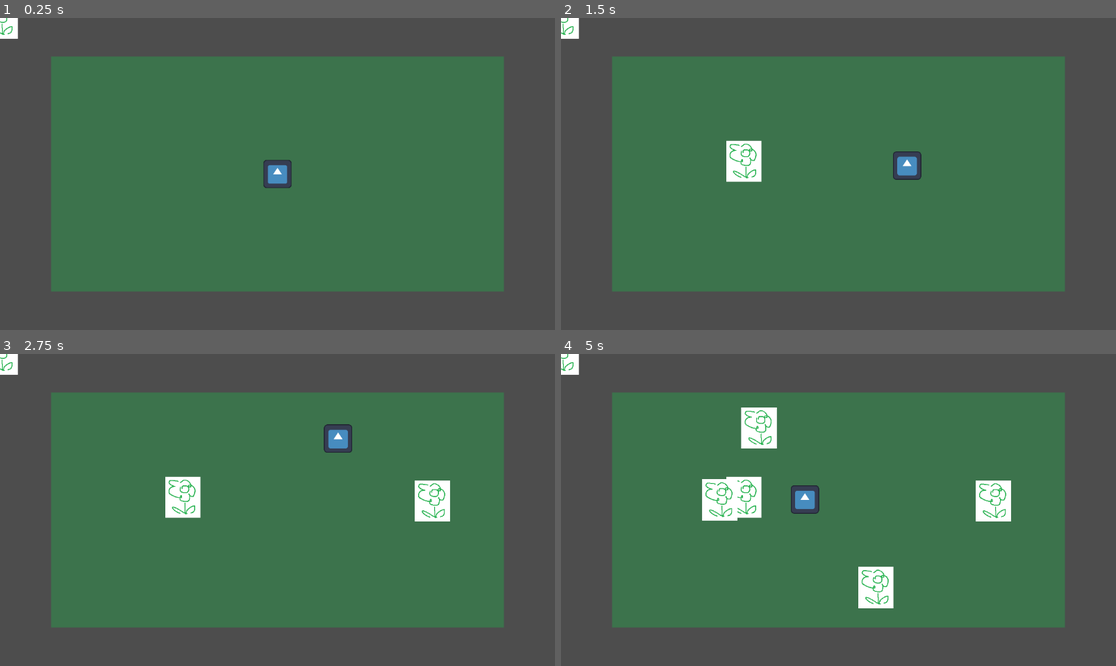
Above: before the commit, frames 1-4 (two rows, left to right).
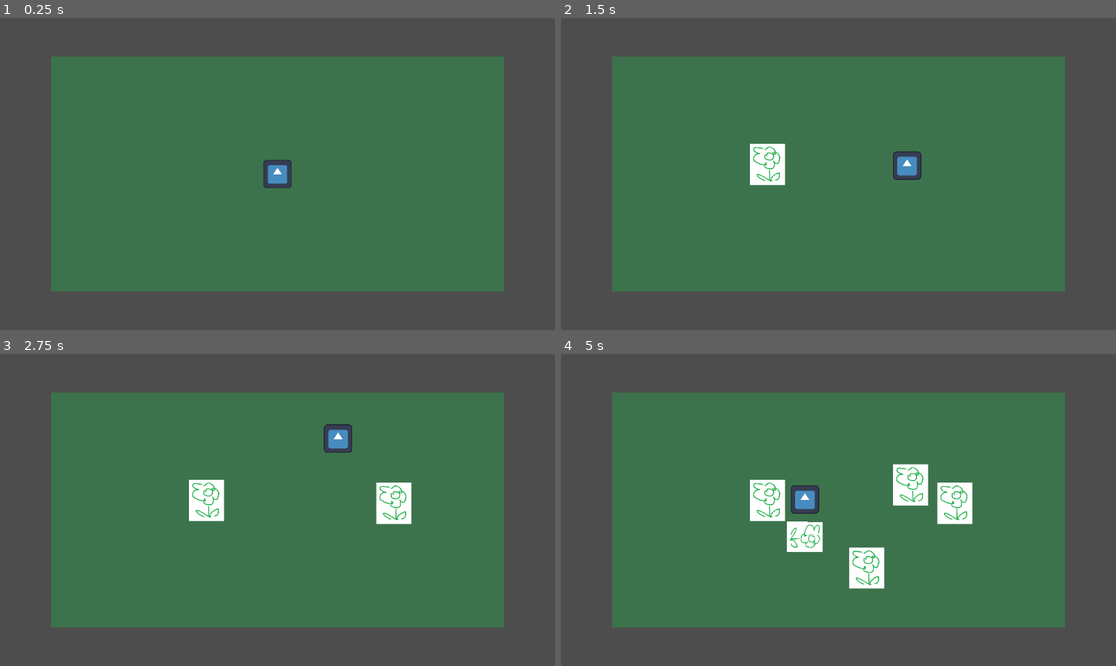
Above: after the commit, the same moments.

Repository: marikadu/FlowerBug
Game: Godot game, scene res://main.tscn
Same seed, same stepped clock (60 frames per second), same inputs: the game is played once before the commit and once after it. The engine's default icon, where the game draws it, is replaced by a stand-in: a white triangle on a blue panel in a dark square.
Inputs (mouse positions are in pixels of both pictures, inside the frame that each line leads up to):
- Up to frame 1 (0.25 s): no input
- Up to frame 2 (1.5 s): tap Enter at 0.5 s; move the mouse to (960, 158) at 0.52 s; click (960, 158) at 0.6 s; move the mouse to (727, 189) at 1.27 s; click (727, 189) at 1.35 s
- Up to frame 3 (2.75 s): move the mouse to (333, 441) at 2.02 s; click (333, 441) at 2.1 s
- Up to frame 4 (5 s): move the mouse to (810, 572) at 2.77 s; click (810, 572) at 2.85 s; move the mouse to (1005, 556) at 3.52 s; click (1005, 556) at 3.6 s; move the mouse to (672, 463) at 4.27 s; click (672, 463) at 4.35 s

The runs differ from the first frame. In frame 1, 0.2% of the frame differs, in the area x 0-4%, y 0-7%; in frame 2, 1.5%; in frame 3, 3.2%; in frame 4, 7.3%, in the area x 0-82%, y 0-82%.

Commit message:
flowers don't spawn on top of each other

Diff:
--- a/main.gd
+++ b/main.gd
@@ -2,7 +2,7 @@
 
 @onready var spawn_area: Control = $SpawnArea
 
-@export var min_flower_distance = 50.0
+@export var min_flower_distance = 90.0 # in order for the flowers to not overlap
 
 var flower_list = [
 	preload("res://flower/flower_1.tscn"),
@@ -29,16 +29,28 @@
 func spawn_flower():
 	var valid_position
 
+	# flower spawning area
 	var flower_area_2d = spawn_area.get_node("Area2D")
 	var spawn_shape = flower_area_2d.get_node("CollisionShape2D")
 
-	var rect = spawn_shape.shape.extents * 2
+	var rect = spawn_shape.shape.extents * 1.5
+	var random_position: Vector2
+	valid_position = false
 
-	var random_x = randf_range(-rect.x / 2, rect.x / 2)
-	var random_y = randf_range(-rect.y / 2, rect.y / 2)
-	var random_position = spawn_area.global_position + Vector2(random_x, random_y)
+	while not valid_position:
+
+		var random_x = randf_range(-rect.x / 2, rect.x / 2)
+		var random_y = randf_range(-rect.y / 2, rect.y / 2)
+		random_position = spawn_area.global_position + Vector2(random_x, random_y)
+
+		valid_position = true
+		for flower in flower_instances:
+			if flower.position.distance_to(random_position) < min_flower_distance:
+				valid_position = false
+				break
 
 	# choosing a random flower from the list
+	#if valid_position:
 	var random_flower = flower_list[randi() % flower_list.size()]
 	var flower_instance = random_flower.instantiate()
 
--- a/main.tscn
+++ b/main.tscn
@@ -1,13 +1,10 @@
-[gd_scene load_steps=4 format=3 uid="uid://jbvaordywvhn"]
+[gd_scene load_steps=3 format=3 uid="uid://jbvaordywvhn"]
 
 [ext_resource type="Script" uid="uid://brhdtucnypnpa" path="res://main.gd" id="1_ig7tw"]
-[ext_resource type="PackedScene" uid="uid://cttu8ctnha2dl" path="res://flower/flower_1.tscn" id="2_0xm2m"]
 [ext_resource type="PackedScene" uid="uid://pajvfvquyng0" path="res://spawnArea/spawn_area.tscn" id="3_h2yge"]
 
 [node name="main" type="Node2D"]
 script = ExtResource("1_ig7tw")
-
-[node name="flower" parent="." instance=ExtResource("2_0xm2m")]
 
 [node name="Flower_Spawn_Timer" type="Timer" parent="."]
 autostart = true
--- a/player/insect.gd
+++ b/player/insect.gd
@@ -33,15 +33,22 @@
 	move_and_slide()
 	#look_at(target_position)
 
+	# eating a flower
+	if Input.is_action_just_pressed("eat"):
+		if near_flower:
+			print("eat!")
+		else:
+			print("can't eat")
 
-func _on_insect_area_2d_body_entered(body: Node2D) -> void:
-	if body.is_in_group("flower"):
-		print("insect: near flower")
+
+func _on_insect_area_2d_area_entered(area: Area2D) -> void:
+	if area.is_in_group("flower"):
 		near_flower = true
+		#print("area: near flower")
+		print("area: ", near_flower)
 
-		if Input.is_action_just_pressed("eat"):
-			print("eatt!")
 
-	else:
+func _on_insect_area_2d_area_exited(area: Area2D) -> void:
+	if area.is_in_group("flower"):
 		near_flower = false
-	#pass # Replace with function body.
+		print("area: ", near_flower)
--- a/player/insect.tscn
+++ b/player/insect.tscn
@@ -24,4 +24,5 @@
 [node name="CollisionShape2D" type="CollisionShape2D" parent="InsectArea2D"]
 shape = SubResource("CircleShape2D_1kt6d")
 
-[connection signal="body_entered" from="InsectArea2D" to="." method="_on_insect_area_2d_body_entered"]
+[connection signal="area_entered" from="InsectArea2D" to="." method="_on_insect_area_2d_area_entered"]
+[connection signal="area_exited" from="InsectArea2D" to="." method="_on_insect_area_2d_area_exited"]
--- a/project.godot
+++ b/project.godot
@@ -21,11 +21,6 @@
 
 [input]
 
-forward={
-"deadzone": 0.2,
-"events": [Object(InputEventKey,"resource_local_to_scene":false,"resource_name":"","device":-1,"window_id":0,"alt_pressed":false,"shift_pressed":false,"ctrl_pressed":false,"meta_pressed":false,"pressed":false,"keycode":0,"physical_keycode":87,"key_label":0,"unicode":119,"location":0,"echo":false,"script":null)
-]
-}
 eat={
 "deadzone": 0.2,
 "events": [Object(InputEventMouseButton,"resource_local_to_scene":false,"resource_name":"","device":-1,"window_id":0,"a …(253 unchanged characters)…
